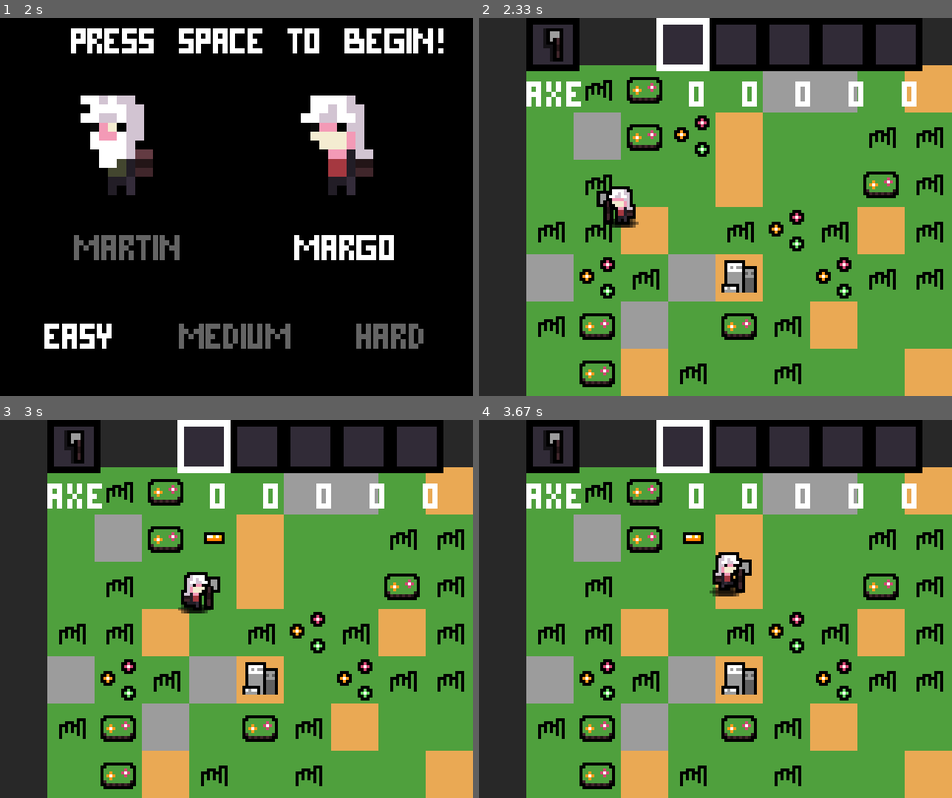
Above: before the commit, frames 1-4 (two rows, left to right).
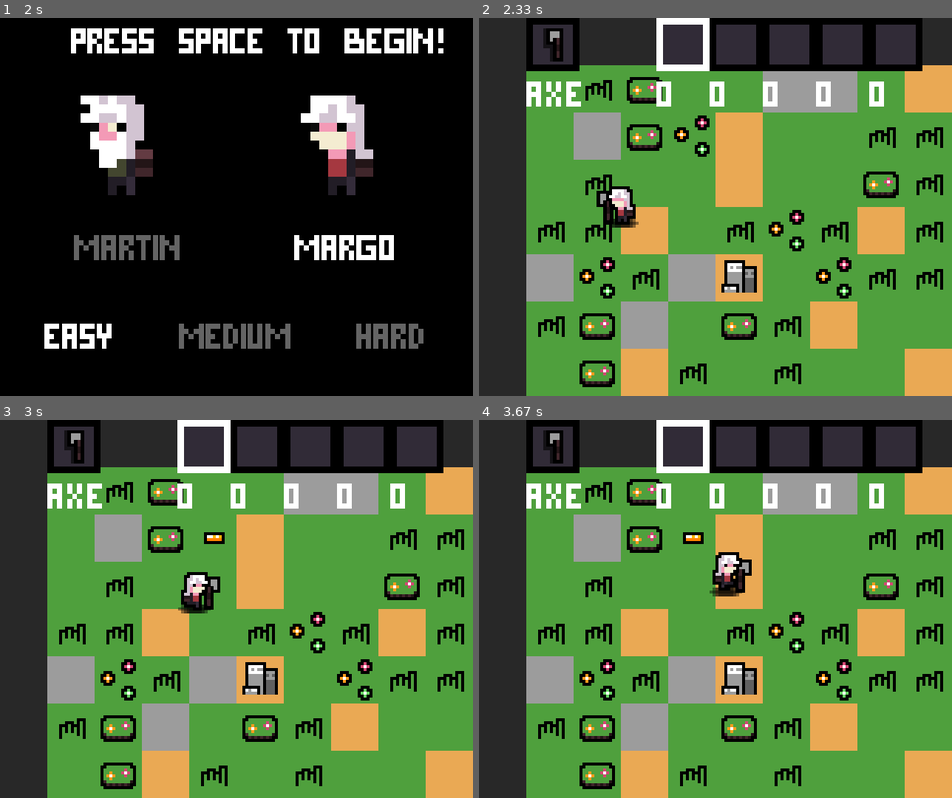
Above: after the commit, the same moments.

Repository: evilrise7/hostage
Game: pygame game, started from yandexpygame.py
The game is run twice, just before and just after one commit, with the same random seed, the same clock (stepped at 60 frames per second) and the same inputs.
Inputs (mouse positions are in pixels of both pictures, inside the frame that each line leads up to):
- Up to frame 1 (2 s): click "Start Game" at 0.38 s; click (217, 222) at 0.72 s; tap Enter at 1 s; click "MARGO" at 1.38 s; click "EASY" at 1.72 s
- Up to frame 2 (2.33 s): tap Space at 2 s
- Up to frame 3 (3 s): hold D 2.33-2.8 s; move the mouse to (236, 654) at 2.37 s; hold W from 2.83 s (still down); move the mouse to (416, 752) at 2.87 s; tap Space at 2.9 s
- Up to frame 4 (3.67 s): release W at 3.13 s; hold D 3.17-3.63 s; move the mouse to (649, 529) at 3.2 s; tap Space at 3.23, 3.53 s

Frame 1 is identical in both runs. In frame 2, 1.7% of the frame differs, in the area x 37-93%, y 16-24%; in frame 3, 1.7%; in frame 4, 1.7%.

Commit message:
Расширение экрана в игровом мире часть 2

Diff:
--- a/yandexpygame.py
+++ b/yandexpygame.py
@@ -1057,8 +1057,10 @@
             posy = random.randint(48, 62)
 
         # Создание игрока
+        self.cell_size = H_WINDOW // 8
         self.player = Player(all_sprites, self, posx - 0.5,
-                             posy - 0.5, 64, boyorgirl)
+                             posy - 0.5, self.cell_size, boyorgirl)
+        self.halfsize = H_WINDOW // 16
         self.camera = Camera()  # Создание камеры
         self.inventory = Inventory()  # Создание инвентаря
         self.craft = Craft()  # Создания кравта
@@ -1067,7 +1069,8 @@
         for _ in range(random.randint(18, 24)):
             self.mobs.append(Cow(animal_group,
                                  self, random.randint(2, 62),
-                                 random.randint(2, 62), 64))
+                                 random.randint(2, 62),
+                                 self.cell_size))
         self.drop = []
         self.tmpmobs = []  # Буферный лист живых существ
         # Лист, чтобы прослеживать уже добавленные предметы
@@ -1083,8 +1086,10 @@
             self.cell_timer = 3.75
         # Загрузка курсора инвентаря и его позиция
         self.current_cursor_pos = 0
+        self.cell = int(H_WINDOW * 0.140625)  # Расширение экрана
         self.cursor = load_image("cursor.png")
-        self.cursor = pg.transform.scale(self.cursor, (72, 72))
+        self.cursor = pg.transform.scale(self.cursor, (self.cell,
+                                                       self.cell))
 
     def player_run(self):
         # Обработка бегающего игрока
@@ -1128,13 +1133,17 @@
             # Отображаю инструмент игрока относительно него
             if not sprite.mirrored:
                 tool_img = load_image("tool_" + str(self.tool) + ".png")
-                tool_img = pg.transform.scale(tool_img, (72, 72))
-                screen.blit(tool_img, (pos[0] - 28, pos[1] - 4))
+                tool_img = pg.transform.scale(tool_img, (self.cell,
+                                                         self.cell))
+                screen.blit(tool_img, (pos[0] - self.cell // 2.57,
+                                       pos[1] - self.cell // 18))
 
             if sprite.mirrored:
                 tool_img = load_image("toolm_" + str(self.tool) + ".png")
-                tool_img = pg.transform.scale(tool_img, (72, 72))
-                screen.blit(tool_img, (pos[0] + 24, pos[1] - 4))
+                tool_img = pg.transform.scale(tool_img, (self.cell,
+                                                         self.cell))
+                screen.blit(tool_img, (pos[0] + self.cell // 3,
+                                       pos[1] - self.cell // 18))
 
             screen.blit(sprite.image, self.camera.apply(sprite))
 
@@ -1150,7 +1159,7 @@
             if sprite.hp:
                 screen.blit(menu_text.render(
                     str(sprite.hp) + "HP", 0, (255, 255, 255)),
-                    (pos[0], pos[1] - 40))
+                    (pos[0], pos[1] - self.cell // 1.8))
 
     def world_cutting(self):
         # Если таймер уничтожения границ больше, чем
@@ -1183,18 +1192,22 @@
     def check_cows(self):
         for i in range(len(self.mobs)):
             # Если животное касается границ, то оно отлетает
-            if self.mobs[i].rect.x < 64 * self.step:
+            if self.mobs[i].rect.x < \
+                    self.cell_size * self.step:
                 self.mobs[i].vx = 0
-                self.mobs[i].vx += 72
-            if self.mobs[i].rect.x > 64 * (65 - self.step):
+                self.mobs[i].vx += self.cell
+            if self.mobs[i].rect.x > \
+                    self.cell_size * (65 - self.step):
                 self.mobs[i].vx = 0
-                self.mobs[i].vx -= 72
-            if self.mobs[i].rect.y < 64 * self.step:
+                self.mobs[i].vx -= self.cell
+            if self.mobs[i].rect.y < \
+                    self.cell_size * self.step:
                 self.mobs[i].vy = 0
-                self.mobs[i].vy += 72
-            if self.mobs[i].rect.y > 64 * (65 - self.step):
+                self.mobs[i].vy += self.cell
+            if self.mobs[i].rect.y > \
+                    self.cell_size * (65 - self.step):
                 self.mobs[i].vy = 0
-                self.mobs[i].vy -= 72
+                self.mobs[i].vy -= self.cell
 
     def append_drop(self, x, y):
         b = random.randint(0, 100)  # Вероятность выпадения M-го предмета
@@ -1234,14 +1247,14 @@
                 # Появляются частицы крови.
                 # Если в руках топор, то у коровы отнимается 2 жизни
                 if self.tool == "axe":
-                    create_particles((self.player.rect.x + 32,
-                                      self.player.rect.y + 32))
+                    create_particles((self.player.rect.x + self.halfsize,
+                                      self.player.rect.y + self.halfsize))
                     self.mobs[i].hp -= 2
                     hit_sound.play()
                 # Если в руках ножницы, то у коровы отнимается 1 жизнь
                 else:
-                    create_particles((self.player.rect.x + 32,
-                                      self.player.rect.y + 32))
+                    create_particles((self.player.rect.x + self.halfsize,
+                                      self.player.rect.y + self.halfsize))
                     self.mobs[i].hp -= 1
                     hit_sound.play()
 
@@ -1268,8 +1281,11 @@
                 if self.mobs[i].check_hp():
                     # Беру координаты игрока, т.к. PEP8 ругался
                     # за то, что я писал длинные строки
-                    x = int((self.player.rect.x + 32) / 4096 * 64)
-                    y = int((self.player.rect.y + 32) / 4096 * 64)
+                    x = int((self.player.rect.x + self.halfsize) /
+                            (self.cell_size * self.cell_size) * self.cell_size)
+                    y = int((self.player.rect.y + self.halfsize) /
+                            (self.cell_size * self.cell_size) * self.cell_size)
+                    print(x, y)
                     # Если живое существо имеет жизни == 0, то оно погибает
                     cow_died.play()
                     self.mobs[i].kill()
@@ -1321,10 +1337,6 @@
             for i in range(len(self.drop)):
                 # При уничтожении, уничтоженный предмет попадает в
                 # буферный лист
-                if self.drop[i].check_drop_pos() == 1:
-                    self.drop[i].kill()
-                    self.tmplist.remove(i)
-
                 if self.drop[i].get_event() == 1:
                     self.drop[i].kill()
                     self.inventory.append(self.drop[i].type)
@@ -1332,6 +1344,8 @@
         # Если буферный лист забит, то лист упавших вещей
         # удаляет элементы, содержащиеся в буферном листе
         if self.tmplist and self.drop:
+            print(self.tmplist)
+            print(self.drop)
             for i in range(len(self.tmplist)):
                 del self.drop[self.tmplist[i]]
         # Очистка буферного листа
@@ -1553,6 +1567,7 @@
         drop_group.update()
 
     def run(self):
+        screen = pg.display.set_mode((W_WINDOW, H_WINDOW))
         enable_sfx()  # Проверка Вкл/Выкл звуковых эффектов
         # Загружаю мир и инвентарь
         self.world.render()
@@ -1563,14 +1578,17 @@
 
         # Кнопки паузы
         continue_txt = start_menu_text.render("Continue", 0, (100, 100, 100))
-        continue_rect = continue_txt.get_rect().move(60, 100)
+        continue_rect = continue_txt.get_rect().move(W_WINDOW * 0.09375,
+                                                     H_WINDOW * 0.1953125)
 
         quit_txt = start_menu_text.render("Quit", 0, (100, 100, 100))
-        quit_rect = quit_txt.get_rect().move(60, 160)
+        quit_rect = quit_txt.get_rect().move(W_WINDOW * 0.09375,
+                                             H_WINDOW * 0.3125)
         while self.running:
+            self.mapwidth = 66 * H_WINDOW // 8
             # Положение игрока внутри матрицы мира
-            x = int((self.player.rect.x + 32) / 4096 * 64)
-            y = int((self.player.rect.y + 32) / 4096 * 64)
+            x = int((self.player.rect.x + self.halfsize) / self.mapwidth * 66)
+            y = int((self.player.rect.y + self.halfsize) / self.mapwidth * 66)
             xl = x - 1  # Клетка слева
             xr = x + 1  # Клетка справа
             yu = y - 1  # Клетка сверху
@@ -1602,11 +1620,6 @@
                 if event.type == pg.QUIT:
                     game_quit()
                     self.running = False
-
-                if event.type == pg.VIDEORESIZE:
-                    window_resizing(event)
-                    change_font_size()
-                    self.update_groups()
 
                 if event.type == pg.MOUSEMOTION:
                     # Анимация текста при включенной паузе
@@ -1735,8 +1748,12 @@
                 # Продолжить, Выйти - активированы
                 pg.mouse.set_visible(True)
                 # Добавление кнопок меню паузы на экран
-                screen.blit(continue_txt, (60, 100))  # Продолжить
-                screen.blit(quit_txt, (60, 160))  # Выйти
+                # Продолжить
+                screen.blit(continue_txt, (W_WINDOW * 0.09375,
+                                           H_WINDOW * 0.1953125))
+                # Выйти
+                screen.blit(quit_txt, (W_WINDOW * 0.09375,
+                                       H_WINDOW * 0.3125))
 
             if not self.pause:
                 # Если весь мир сожран, то игра завершается с проигрышем
@@ -1800,16 +1817,21 @@
 
                 # Текущий инструмент в руках героя
                 axe_scissors = load_image(str(self.tool) + ".png")
-                axe_scissors = pg.transform.scale(axe_scissors, (72, 72))
+                axe_scissors = pg.transform.scale(axe_scissors,
+                                                  (self.cell, self.cell))
                 # Добавление текущего инструмента в руках героя на экран
                 screen.blit(start_menu_text.render(
-                    str(self.tool), 0, (255, 255, 255)), (64, 72))
-                screen.blit(axe_scissors, (64, 0))
-                screen.blit(self.cursor,
-                            (72 * self.current_cursor_pos + 240, 0))
+                    str(self.tool), 0, (255, 255, 255)),
+                    (self.cell_size, self.cell))
+
+                screen.blit(axe_scissors, (self.cell_size, 0))
+                screen.blit(
+                    self.cursor,
+                    (self.cell * self.current_cursor_pos + W_WINDOW * 0.375, 0))
             # Обновление кадра
             pg.display.flip()
         # Запуск меню
+        screen = pg.display.set_mode((W_WINDOW, H_WINDOW), pg.RESIZABLE)
         open_menu()
 
 
@@ -1946,8 +1968,8 @@
         return obj.rect.move(self.camera.topleft)
 
     def update(self, target):
-        self.width = 64 * H_WINDOW // 8  # Размер всей карты по длине
-        self.height = 64 * H_WINDOW // 8  # Размер всей карты по ширине
+        self.width = 66 * H_WINDOW // 8  # Размер всей карты по длине
+        self.height = 66 * H_WINDOW // 8  # Размер всей карты по ширине
         # Положение камеры берет разность середины экрана
         # и положения игрока вместе с его размерами
         x = -target.rect.x - target.rect.w + int(W_WINDOW // 2)
@@ -1962,8 +1984,8 @@
 
         x = min(0, x)  # ограничение на левый край
         y = min(0, y)  # ограничение на верхний край
-        x = max(-(self.width - 640), x)  # на правый край
-        y = max(-(self.height - 512), y)  # на нижний
+        x = max(-(self.width - W_WINDOW), x)  # на правый край
+        y = max(-(self.height - H_WINDOW), y)  # на нижний
 
         # Камера получает новую маску
         self.camera = pg.Rect(x, y, self.width, self.height)
@@ -2042,7 +2064,7 @@
         self.cell_size = cell_size
 
         # Скорость героя
-        self.speed = 150
+        self.speed = H_WINDOW * 0.29296875
 
         self.vx = 0  # Скорость героя на проекцию Ox
         self.vy = 0  # Скорость героя на проекцию Oy
@@ -2082,7 +2104,7 @@
         self.timer_animation += self.game.dt  # Таймер между кадрами анимациями
 
         # Если игрок не заходит за границы Oy
-        if self.y > self.game.step * 64:
+        if self.y > self.game.step * H_WINDOW // 8:
             if keys[pg.K_w]:    # Управление вверх
                 self.vy = -self.speed
                 # Смена кадра через 0.08 секунд
@@ -2091,10 +2113,11 @@
                     self.timer_animation = 0  # Сброс таймера
 
         else:  # Если игрок за границами Oy
-            self.vy += 72  # Плавно отодвинуть игрока
+            # Плавно отодвинуть игрока
+            self.vy += int(H_WINDOW * 0.140625)
 
         # Если игрок не заходит за границы Oy
-        if self.y < (65 - self.game.step) * 64:
+        if self.y < (65 - self.game.step) * H_WINDOW // 8:
             if keys[pg.K_s]:  # Управление вниз
                 self.vy = self.speed
                 # Смена кадра через 0.08 секунд
@@ -2103,10 +2126,11 @@
                     self.timer_animation = 0  # Сброс таймера
 
         else:  # Если игрок за границами Oy
-            self.vy -= 72  # Плавно отодвинуть игрока
+            # Плавно отодвинуть игрока
+            self.vy -= int(H_WINDOW * 0.140625)
 
         # Если игрок не заходит за границы Ox
-        if self.x > self.game.step * 64:
+        if self.x > self.game.step * H_WINDOW // 8:
             if keys[pg.K_a]:  # Управление влево
                 self.vx = -self.speed
                 self.mirrored = False  # Игрок смотрит налево
@@ -2116,10 +2140,11 @@
                     self.timer_animation = 0  # Сброс таймера
 
         else:  # Если игрок за границами Ox
-            self.vx += 72  # Плавно отодвинуть игрока
+            # Плавно отодвинуть игрока
+            self.vx += int(H_WINDOW * 0.140625)
 
         # Если игрок не заходит за границы Ox
-        if self.x < (65 - self.game.step) * 64:
+        if self.x < (65 - self.game.step) * H_WINDOW // 8:
             if keys[pg.K_d]:  # Управление вправо
                 self.vx = self.speed
                 self.mirrored = True  # Игрок смотрит направо
@@ -2129,7 +2154,8 @@
                     self.timer_animation = 0  # Сброс таймера
 
         else:  # Если игрок за границами Ox
-            self.vx -= 72  # Плавно отодвинуть игрока
+            # Плавно отодвинуть игрока
+            self.vx -= int(H_WINDOW * 0.140625)
 
         # Если игрок не двигается, идет состояние и анимация стойки
         if self.vx == 0 and self.vy == 0:
@@ -2160,9 +2186,9 @@
                 self.timer = 0  # Сброс таймера
 
         # Изменять размер спрайта
-        self.image = pg.transform.scale(self.image,
-                                        (int(self.size[0] * 4),
-                                         int(self.size[1] * 4)))
+        self.size_image = H_WINDOW // 8
+        self.image = pg.transform.scale(self.image, (self.size_image,
+                                                     self.size_image))
         # Проверять управление игрока
         self.key_movement()
         # Передвижение игрока
@@ -2178,6 +2204,7 @@
         self.w = 5  # Длина инветаря
         self.inv = [[0] * self.w for _ in range(2)]  # Лист инвентаря
         self.invtmp = []    # Буферный лист инвентаря
+        self.cell_size = int(H_WINDOW * 0.140625)  # Размер ячейки
 
     def render(self):
         inventory_group.empty()  # Очистить все спрайты инветаря
@@ -2217,7 +2244,8 @@
             # Добавление ячеек инвентаря на экран
             screen.blit(start_menu_text.render(str(self.inv[1][i]),
                                                0, (255, 255, 255)),
-                        (284 + (i * 72), 72))
+                        (self.cell_size * i + W_WINDOW * 0.375,
+                         self.cell_size))
 
     def append(self, type_obj):
         # Добавление вещей в инвентарь
@@ -2259,23 +2287,35 @@
 # Создание вещей
 class Craft:
     def __init__(self):
+        craft_width = H_WINDOW // 8 * 5
+        craft_height = H_WINDOW // 8
         # Создание мяса
         self.craft_meat = load_image("craft_meat.png")
-        self.craft_meat = pg.transform.scale(self.craft_meat, (360, 72))
+        self.craft_meat = pg.transform.scale(self.craft_meat,
+                                             (craft_width,
+                                              craft_height))
 
         # Создание золота
         self.craft_gold = load_image("craft_gold.png")
-        self.craft_gold = pg.transform.scale(self.craft_gold, (360, 72))
+        self.craft_gold = pg.transform.scale(self.craft_gold,
+                                             (craft_width,
+                                              craft_height))
         self.craft_type = -1    # Текущий кравт обнулен
 
     def render(self):
         if self.craft_type == 0:
+            # Координаты
+            obj_x = W_WINDOW // 2 - self.craft_meat.get_rect().size[0] // 2
+            obj_y = H_WINDOW - 2 * self.craft_meat.get_rect().size[1]
             # Добавить объект кравта мяса на экран
-            screen.blit(self.craft_meat, (150, 440))
+            screen.blit(self.craft_meat, (obj_x, obj_y))
 
         if self.craft_type == 1:
+            # Координаты
+            obj_x = W_WINDOW // 2 - self.craft_gold.get_rect().size[0] // 2
+            obj_y = H_WINDOW - 2 * self.craft_gold.get_rect().size[1]
             # Добавить объект кравта золота на экран
-            screen.blit(self.craft_gold, (150, 440))
+            screen.blit(self.craft_gold, (obj_x, obj_y))
 
 
 # Ячейка инвентаря
@@ -2308,25 +2348,12 @@
         self.step = game.step   # Текущее состояние пожирания мира
 
     def get_event(self):
+        self.halfplayer = H_WINDOW // 16
         # Если игрок касается выпавшей вещи
-        if self.rect.collidepoint((self.player.rect.x + 32),
-                                  (self.player.rect.y + 32)):
+        if self.rect.collidepoint((self.player.rect.x + self.halfplayer),
+                                  (self.player.rect.y + self.halfplayer)):
             pick_up_sound.play()
             return True
-
-    def check_drop_pos(self):
-        # Вещи уничтожаются при соприкосновении с границей мира
-        if self.rect.x < 64 * self.step:
-            return 1
-
-        if self.rect.x > 64 * (65 - self.step):
-            return 1
-
-        if self.rect.y < 64 * self.step:
-            return 1
-
-        if self.rect.y > 64 * (65 - self.step):
-            return 1
 
     def update(self):
         self.cell_size = H_WINDOW // 8  # Размер клетки
@@ -2391,7 +2418,7 @@
         self.rect = self.image.get_rect()   # Получить маску из прямоугольника
         self.cell_size = cell_size  # Текущий размер клетки в игровом мире
 
-        self.speed = 100    # Скорость коровки
+        self.speed = H_WINDOW * 0.1953125    # Скорость коровки
 
         self.vx = 0  # Скорость коровки на проекцию Ox
         self.vy = 0  # Скорость коровки на проекцию Oy
@@ -2484,9 +2511,9 @@
         # Таймер побега от игрока
         if self.timer_run > 0:
             self.timer_run -= self.game.dt
-            self.speed = 200
+            self.speed = 2 * H_WINDOW * 0.1953125
         else:
-            self.speed = 100
+            self.speed = H_WINDOW * 0.1953125
         # Интервал между кадрами
         self.timer += self.game.dt
         # Интервал изменения направления
@@ -2507,9 +2534,9 @@
                 self.timer = 0
 
         # Изменение размеров картинки
+        self.size_image = H_WINDOW // 8
         self.image = pg.transform.scale(self.image,
-                                        (int(self.size[0] * 4),
-                                         int(self.size[1] * 4)))
+                                        (self.size_image, self.size_image))
 
         # Каждые 2 секунды коровка будет двигатся по-разному
         if self.timer_choose_animation > 2:
